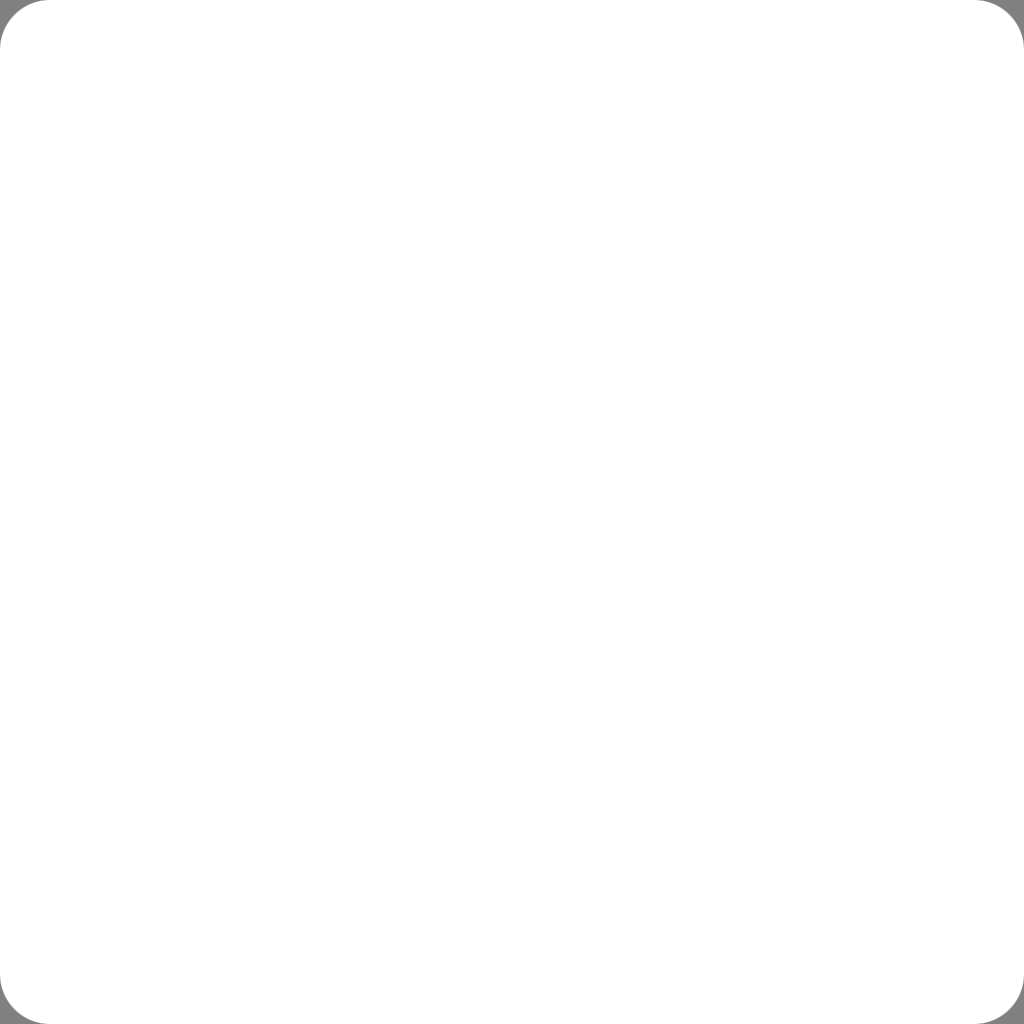
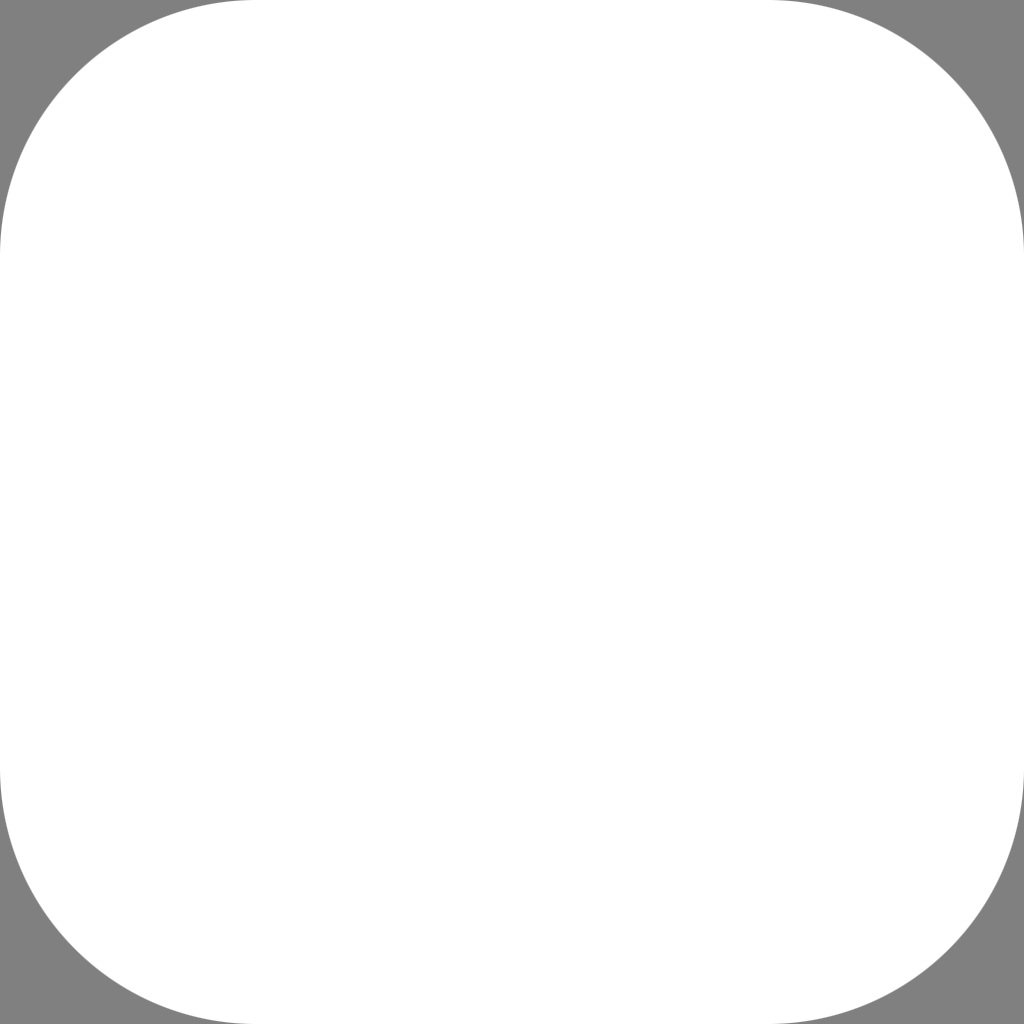
Comparing the layer stacks of the two (1024, 1024) images. Changes:
added layer "Ebene 10" above "Ebene 9" over [0,0,1024,1024]
added layer "Ebene 9" above "Ebene 8" over [771,771,1024,1024]
added layer "Ebene 8" above "Ebene 7" over [0,771,253,1024]
added layer "Ebene 7" above "Ebene 6" over [771,0,1024,253]
added layer "Ebene 6" above "Ebene 4" over [0,0,253,253]
hid "Ebene 4" over [0,0,1024,1024]
hid "Ebene 3" over [924,924,1024,1024]
hid "Ebene 2" over [0,924,100,1024]
hid "Ebene 1" over [924,0,1024,100]
hid "Ebene 0" over [0,0,100,100]
